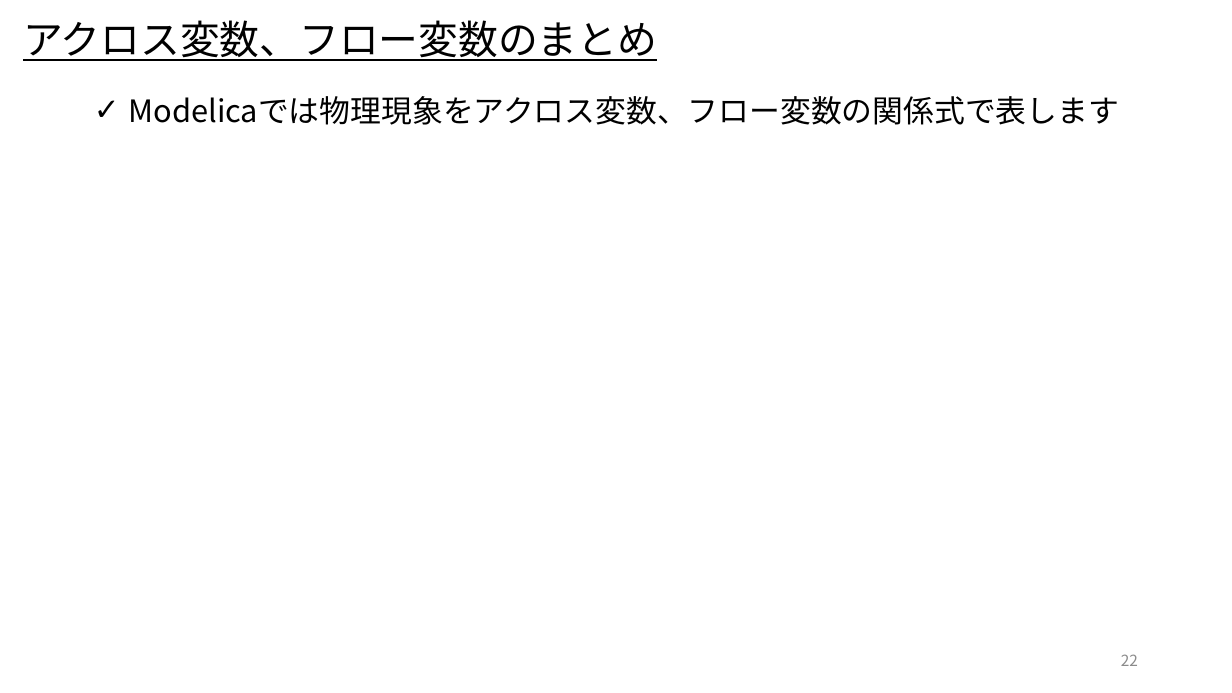
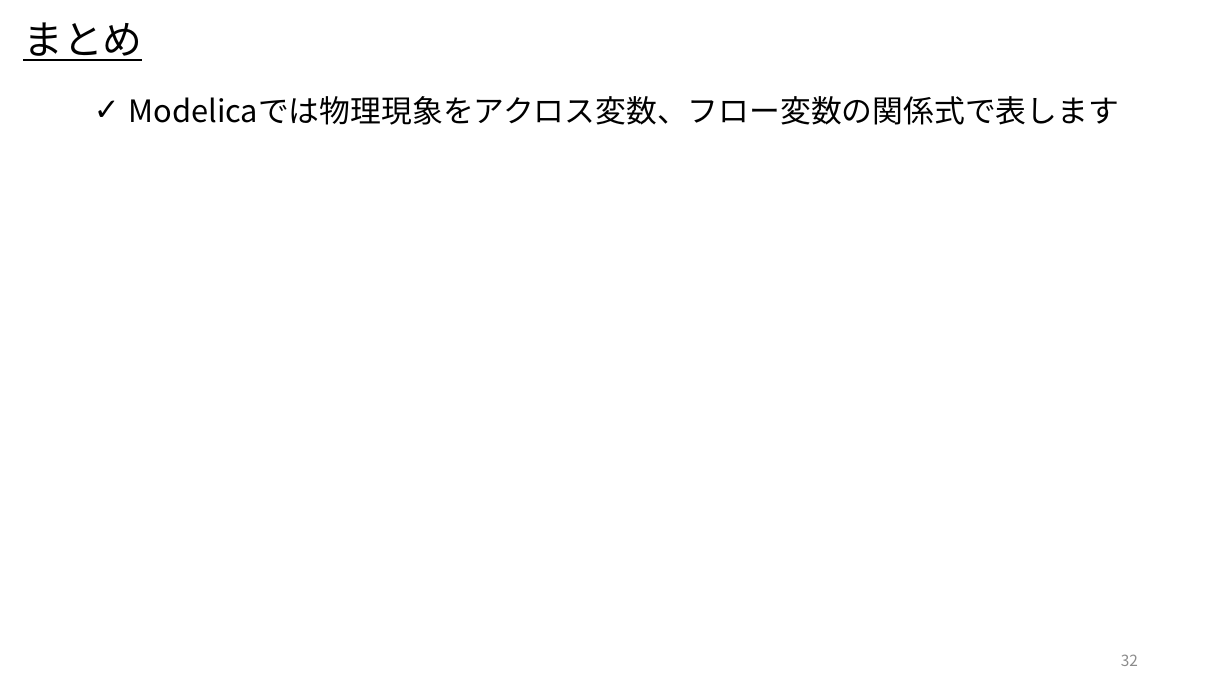
Before and after one commit to cubakija/OpenModelica_Tutorials_Ja, a slide deck: slide 32 of Dev/7_PhysicsDomainModel/OpenModelica_Tutorials_7_PlantModel.pptx (slide 22 before the commit). Drawn at 1232x693 pixels with LibreOffice and Linux fonts; fonts in the diff are those of the drawing. Boxes give left, top, right and bottom in pixels: in the first picture for what was removed or moved away, otherwise in the second. Text is boxed around its words. In the diff, an @@ line names an element or a change of style, - is before the commit and + after.

```diff
--- a/Dev/7_PhysicsDomainModel/OpenModelica_Tutorials_7_PlantModel.pptx
+++ b/Dev/7_PhysicsDomainModel/OpenModelica_Tutorials_7_PlantModel.pptx
@@ text at (23,22,142,61): text changed @@
-アクロス変数、フロー変数のまとめ
+まとめ
@@ page number at (1121,654,1138,666): text changed @@
-22
+32
```
Also in this commit, not shown: 10 other slides changed, 10 slides added.
